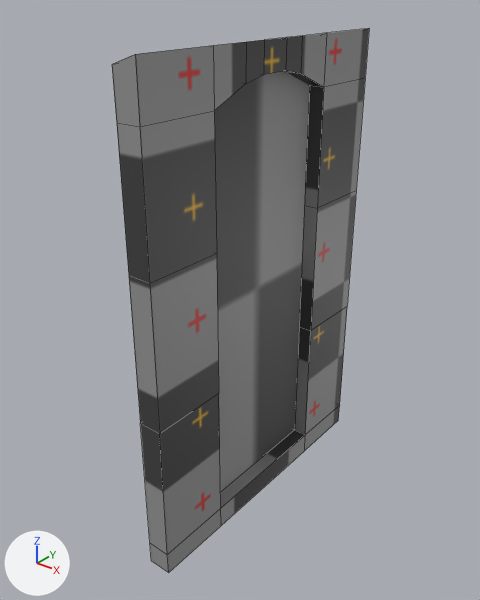
Renders of the FBX model Assets/Graphics/Models/window_big.fbx from each side of a commit.
Rendered twice from a 50 mm camera at (2.37, -23.06, 6.58) aimed at (-2.33, -17.19, 2.93). Arrows for +X, +Y and +Z are at lower left; the lights stay in place. The first picture is the older version. Mesh edges are drawn as thin lines. Where no turn or scale is listed for an object, it has been applied to the vertices.

The first picture shows 'window big'.
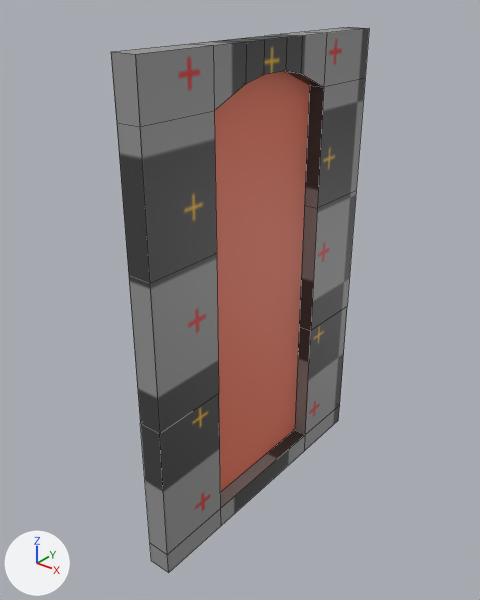
The change in detail:
In material 'Secondary' (mat_secondary), texture is no longer img_grid_png.
In material 'Secondary' (mat_secondary), base_color is now set to (0.8, 0.174, 0.0968), red #e77458.
me_cube_009 has 68 vertices, 65 faces and spans x -0.3..0.0, y -2.0..2.0, z 0.0..6.0.
me_cube_009 is used by ob_window_big; location (-2.0, -17.0, 0.0).
Before the commit, vertices of me_cube_009: 2 (-0.3, -2.0, 5.9) at pixel (111, 64), 6 (-0.3, 2.0, 5.9), 10 (-0.3, -1.0, 5.9), 11 (-0.3, 1.0, 5.9), 52 (-0.3, -0.5, 5.9).
Before the commit, vertices of me_cube_009: 53 (-0.3, 0.5, 5.9), 60 (-0.3, -0.2, 5.9), 61 (-0.3, 0.2, 5.9).
Part 1, on me_cube_009:
Vertices 2, 6, 10, 11, 52, 53, 60, 61 of me_cube_009 move by (0.0, 0.0, 0.1).

Where the change shows, as pixel boxes [x1, y1, x2, y2] in the pictures (480 x 600 px; the box of a moved part takes in the faces that stretch with it):
'window big', surface changed, reshaped (grey to brown)
    before: [112, 28, 369, 573]
    after: [111, 27, 369, 573]
part 1 of me_cube_009, moved or reshaped
    before: [112, 54, 140, 127]
    after: [111, 27, 367, 127]
